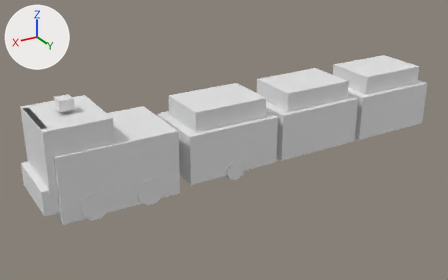
The glTF model game/Airside/Assets/StreamingAssets/Airside/Art/Models/Vehicles/mdl_baggage_tug_train_authored_v01.gltf: old version first, new version second.
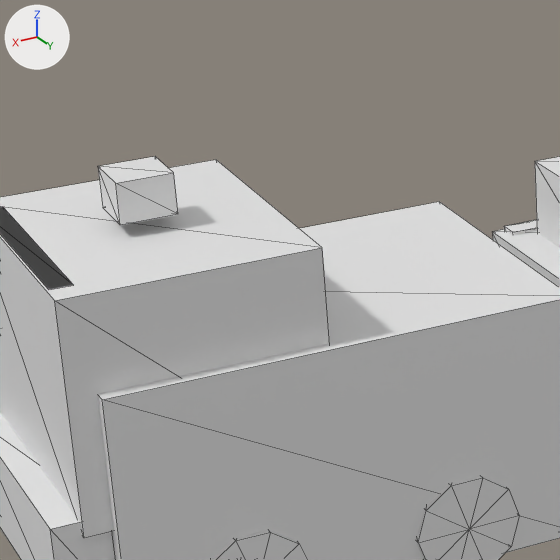
The first picture shows the older version from a camera (50 mm lens) standing at (6.24, 7.6, 4.24) and looking at (1.66, -0.03, 0.43). The close-ups show the older and then the newer version on the part from 6% to 39% of the width and 19% to 72% of the height of that picture. Only the edits that show in the close-ups are written down. Arrows for +X, +Y and +Z are at upper left; the lights stay in place. The close-ups show mesh edges as thin lines.

Names of what the first close-up shows: 'beacon', 'cargo_1', 'cart_1', 'tug', 'tug_bumper', 'tug_cab', 'tug_window', 'wheel_fr', 'wheel_rr' and 1 more.
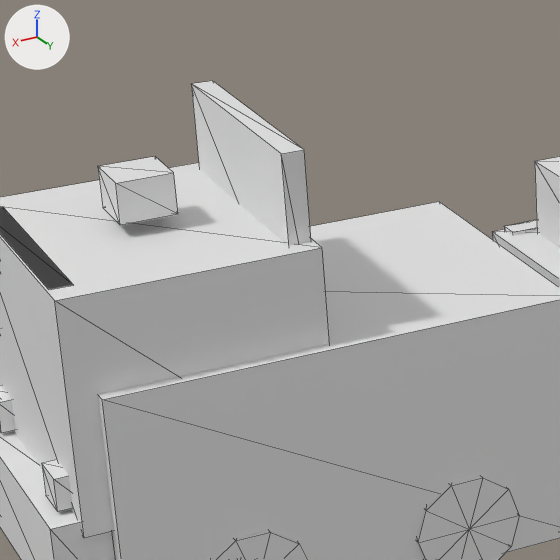
Location of each change, [x1, y1, x2, y2] in pixels of the close-ups (560 x 560 px):
'tug_rollbar', added
    after: [191, 81, 311, 246]
'headlight_r', added
    after: [42, 460, 73, 512]
'headlight_l', added
    after: [0, 386, 16, 433]

The edits, one by one:
Mesh me_headlight_r is new.
It is a box spanning x 4.5..4.6, y 0.28..0.42, z 0.59..0.71.
Mesh me_headlight_l is new.
It is a box spanning x 4.5..4.6, y -0.42..-0.28, z 0.59..0.71.
Mesh me_tug_rollbar is new.
It is a box spanning x 3.66..3.74, y -0.45..0.45, z 1.0..1.7.
Object 'headlight_r' (ob_headlight_r) is new; it shows me_headlight_r.
Its location is (0.0, 0.0, 0.0).
Object 'headlight_l' (ob_headlight_l) is new; it shows me_headlight_l.
Its location is (0.0, 0.0, 0.0).
Object 'tug_rollbar' (ob_tug_rollbar) is new; it shows me_tug_rollbar.
Its location is (0.0, 0.0, 0.0).
